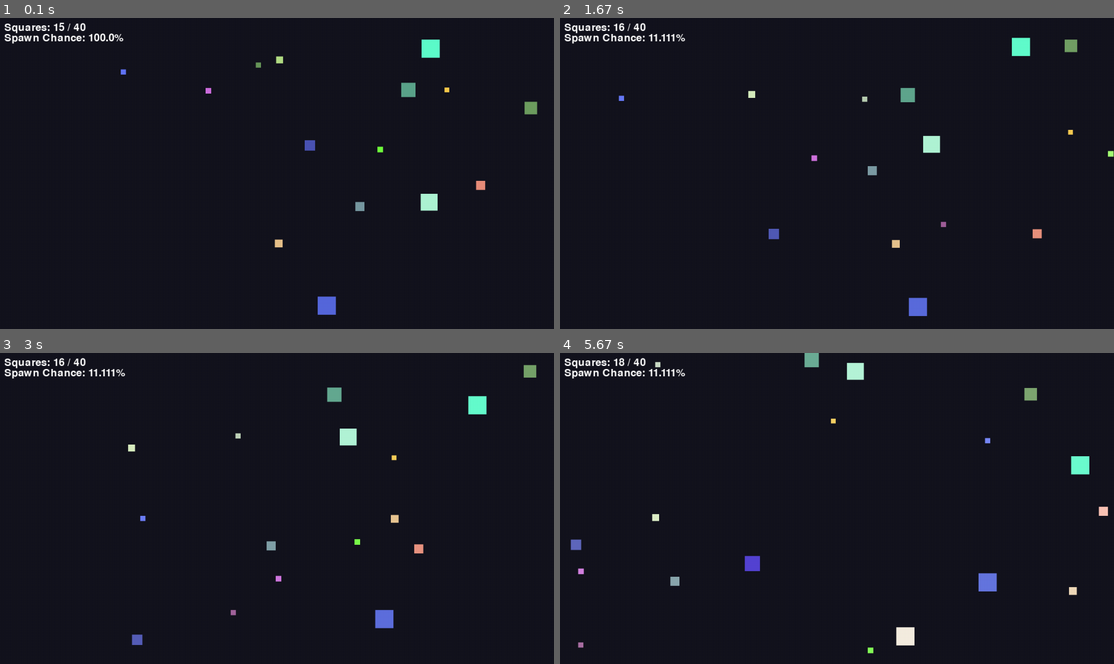
Above: before the commit, frames 1-4 (two rows, left to right).
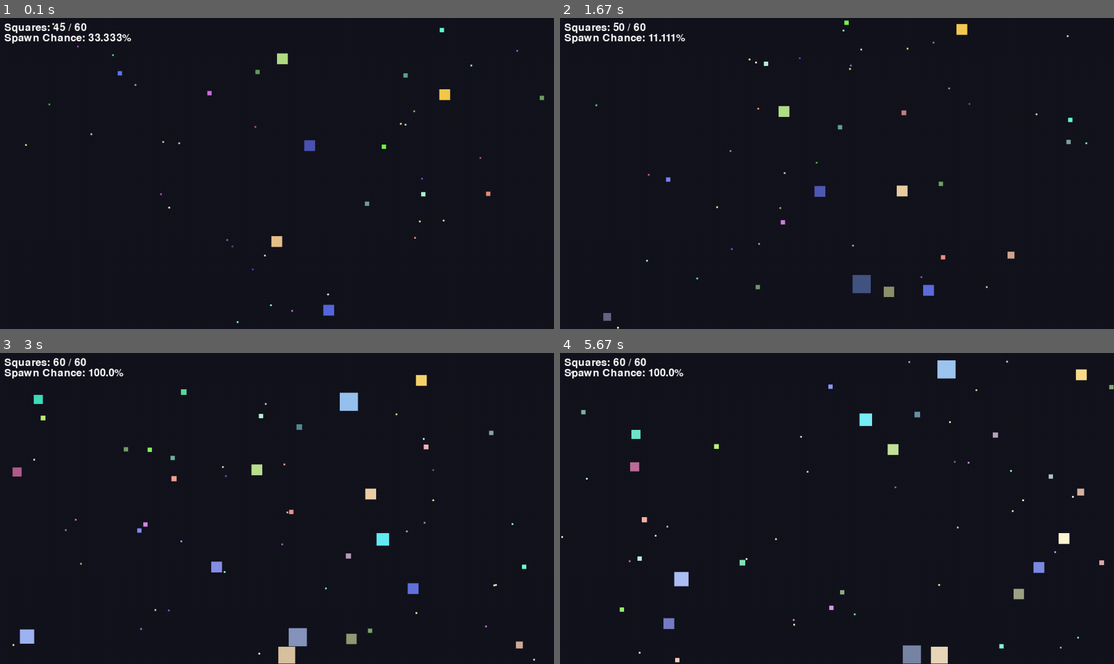
Above: after the commit, the same moments.

Repository: voanhduc0105/lab8-pygame
Game: pygame game, started from main.py
Two runs of this game, one before a commit and one after it. Both use one fixed random seed, a clock stepped at 60 frames per second and the inputs below.
Inputs (mouse positions are in pixels of both pictures, inside the frame that each line leads up to):
- Up to frame 1 (0.1 s): no input
- Up to frame 2 (1.67 s): no input
- Up to frame 3 (3 s): no input
- Up to frame 4 (5.67 s): click (1008, 502) at 4.88 s; click (953, 452) at 5.22 s; click (676, 449) at 5.55 s

The runs differ from the first frame. In frame 1, 1.5% of the frame differs, in the area x 4-99%, y 1-99%; in frame 2, 2.1%; in frame 3, 3.0%; in frame 4, 3.3%, in the area x 0-100%, y 0-100%.

Commit message:
exam: q1 - mix of squares

Diff:
--- a/main.py
+++ b/main.py
@@ -25,13 +25,16 @@
 toggle_vector_flag = False
 
 class Square:
-	cap = 40
+	cap = 60
 	pity = 0
-	def __init__(self) -> None:
+	def __init__(self, size = None) -> None:
 		global ID
 		self.id = ID
 		ID += 1
-		self.square_size = random.randint(10, WINDOW_WIDTH//30)
+		if not size:
+			self.square_size = random.randint(10, WINDOW_WIDTH//30)
+		else:
+			self.square_size = size
 		self.x = random.randint(0, WINDOW_WIDTH - self.square_size)
 		self.y = random.randint(0, WINDOW_HEIGHT - self.square_size)
 		self.topspd = (25/self.square_size)*3*60
@@ -309,7 +312,18 @@
 	pygame.display.set_caption("Extra Random Moving Squares")
 	clock = pygame.time.Clock()
 	font = pygame.font.SysFont(None, 36)
-	squares = [Square() for _ in range(SQUARE_COUNT)]
+	squares = []
+
+	# 5 quares of 25 pixels
+	for i in range(5):
+		squares.append(Square(25))
+	# 10 squares of 10 pixels
+	for i in range(10):
+		squares.append(Square(10))
+	# 30 squares of size 4 pixels
+	for i in range(30):
+		squares.append(Square(4))
+
 	disabled_squares = []
 	running = True
 
